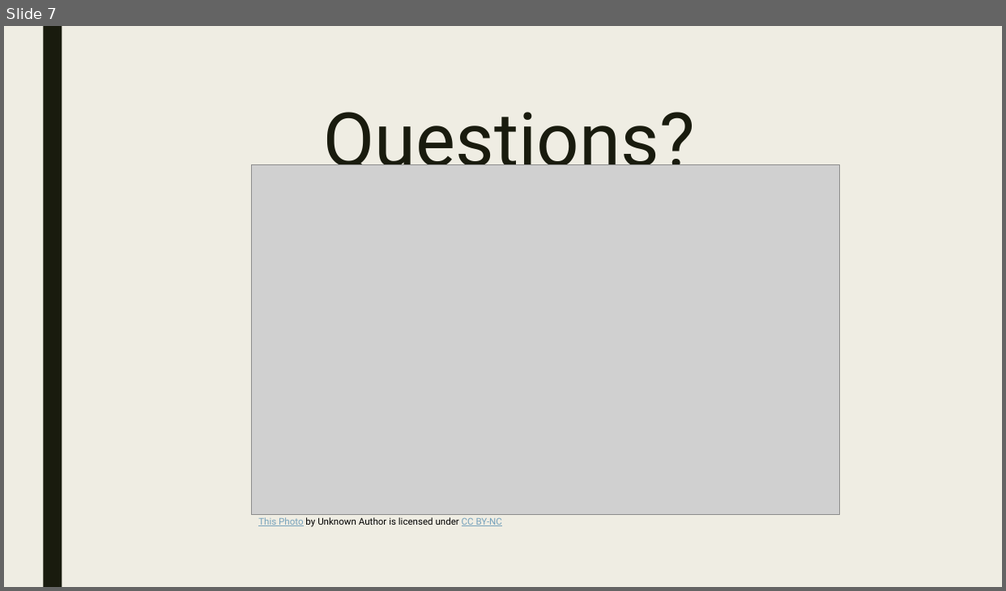
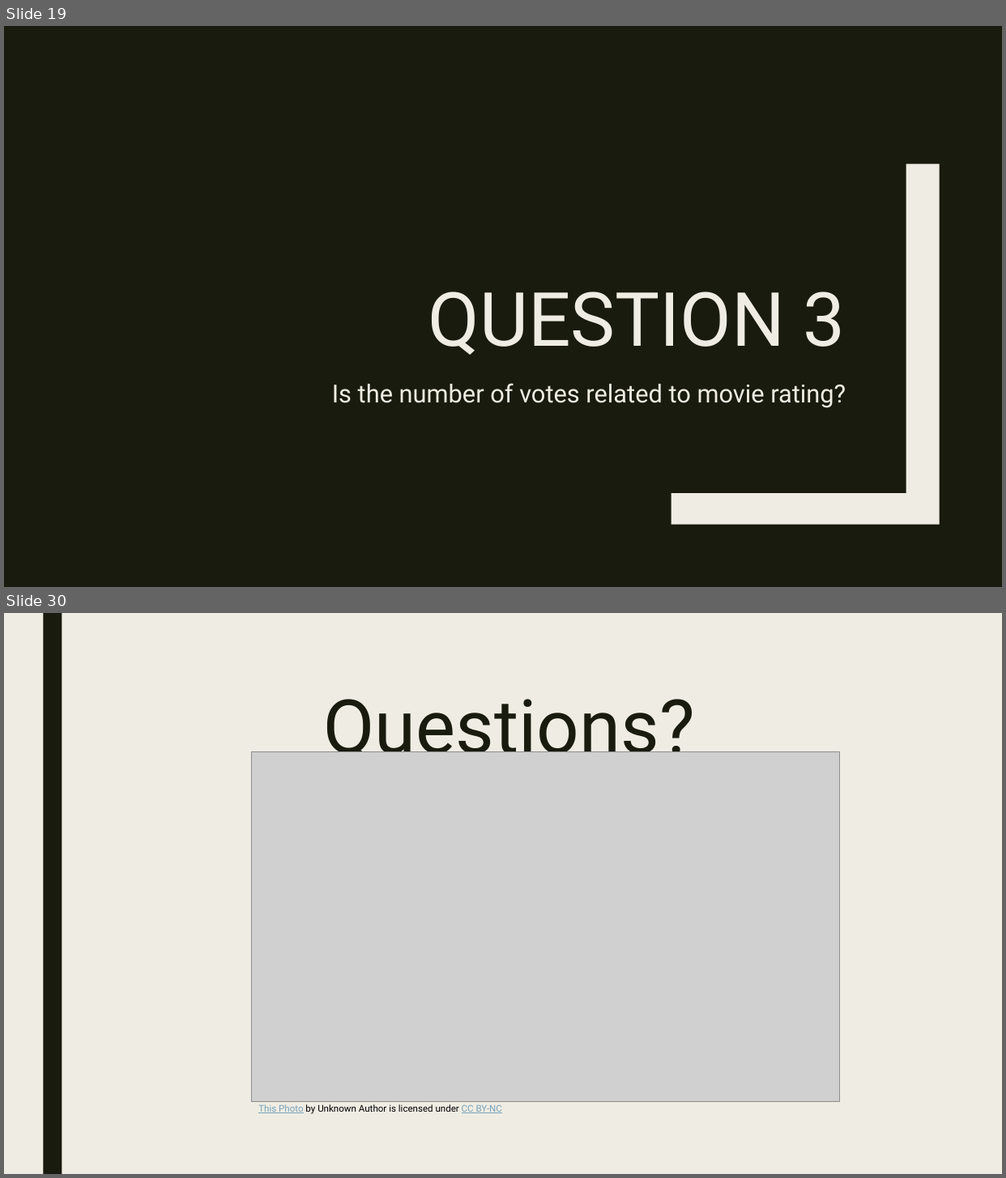
Before and after one commit to Zannyo/data-project-1, a slide deck: Presentation.pptx. Shown one above the other, each under a label of ours: slide 7 before the commit, slides 19 and 30 after it; the slides between them are not shown. The pictures are 1006x591 and 1006x1178 pixels, drawn with LibreOffice and Linux fonts; fonts in the diff are those of the drawing; grey boxes stand for pictures. Boxes give left, top, right and bottom in pixels: in the first picture for what was removed or moved away, otherwise in the second. Text is boxed around its words. In the diff, an @@ line names an element or a change of style, - is before the commit and + after.

```diff
--- a/Presentation.pptx
+++ b/Presentation.pptx
@@ slide 19 added at box(4, 26, 1002, 587), background #191B0E @@
@@ freeform shape added at box(671, 164, 940, 525), fill #EFEDE3 @@
@@ title added at box(428, 292, 846, 355), 72 pt, text #EFEDE3 @@
+QUESTION 3
@@ text added at box(332, 383, 846, 408), 24 pt, text #EFEDE3 @@
+Is the number of votes related to movie rating?
@@ what was slide 7 is now slide 30 @@
```
Also in this commit, not shown: 5 slides changed, 23 other slides added, 1 slide removed, 2 other files.
